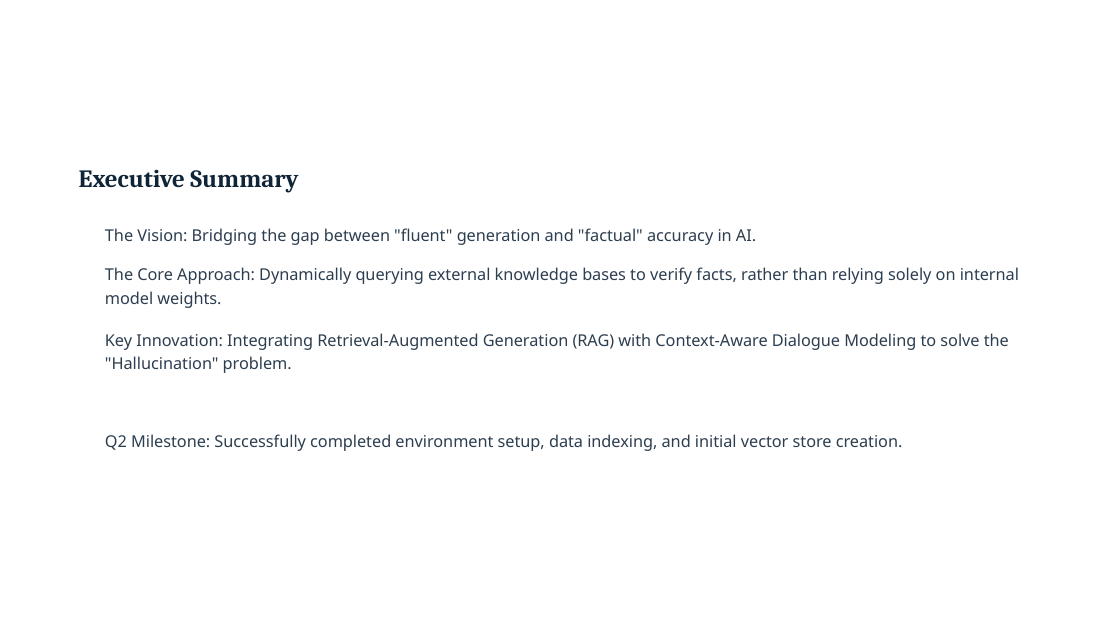
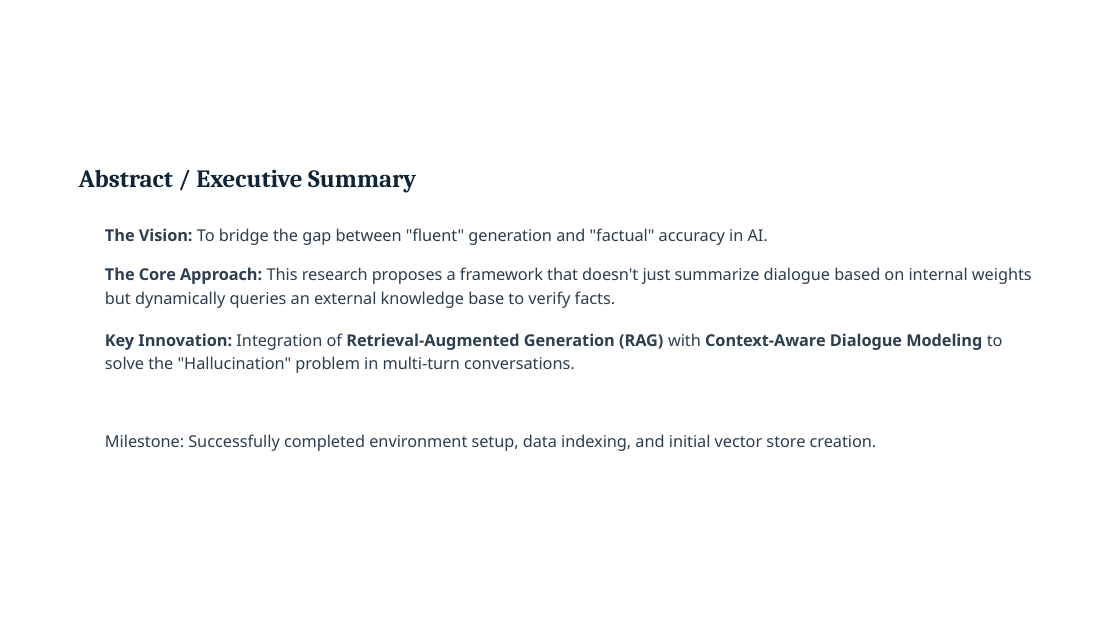
Before and after one commit to sOuL2000s/single-ppt-hosting-website, a slide deck: slide 2 of Q2_Project_Status_Update_Advanced_AI_Dialogue_Summarization_Framework.pptx. Drawn at 1120x630 pixels with LibreOffice and Linux fonts; fonts in the diff are those of the drawing; background and template pictures are left out. Boxes give left, top, right and bottom in pixels: in the first picture for what was removed or moved away, otherwise in the second. Text is boxed around its words. In the diff, an @@ line names an element or a change of style, - is before the commit and + after.

```diff
--- a/Q2_Project_Status_Update_Advanced_AI_Dialogue_Summarization_Framework.pptx
+++ b/Q2_Project_Status_Update_Advanced_AI_Dialogue_Summarization_Framework.pptx
@@ text at bbox=[79, 169, 416, 193]: text changed @@
-Executive Summary
+Abstract / Executive Summary
@@ text at bbox=[105, 228, 768, 245]: text changed @@
-The Vision: Bridging the gap between "fluent" generation and "factual" accuracy in AI.
+The Vision: To bridge the gap between "fluent" generation and "factual" accuracy in AI.
@@ text at bbox=[105, 267, 1032, 308]: text changed @@
-The Core Approach: Dynamically querying external knowledge bases to verify facts, rather than relying solely on internal model weights.
+The Core Approach: This research proposes a framework that doesn't just summarize dialogue based on internal weights but dynamically queries an external knowledge base to verify facts.
@@ text at bbox=[105, 333, 1003, 373]: text changed; bold on @@
-Key Innovation: Integrating Retrieval-Augmented Generation (RAG) with Context-Aware Dialogue Modeling to solve the "Hallucination" problem.
+Key Innovation: Integration of Retrieval-Augmented Generation (RAG) with Context-Aware Dialogue Modeling to solve the "Hallucination" problem in multi-turn conversations.
@@ text at bbox=[105, 434, 877, 451]: text changed @@
-Q2 Milestone: Successfully completed environment setup, data indexing, and initial vector store creation.
+Milestone: Successfully completed environment setup, data indexing, and initial vector store creation.
```
Also in this commit, not shown: 2 other slides changed, 7 slides added, 4 slides removed.
